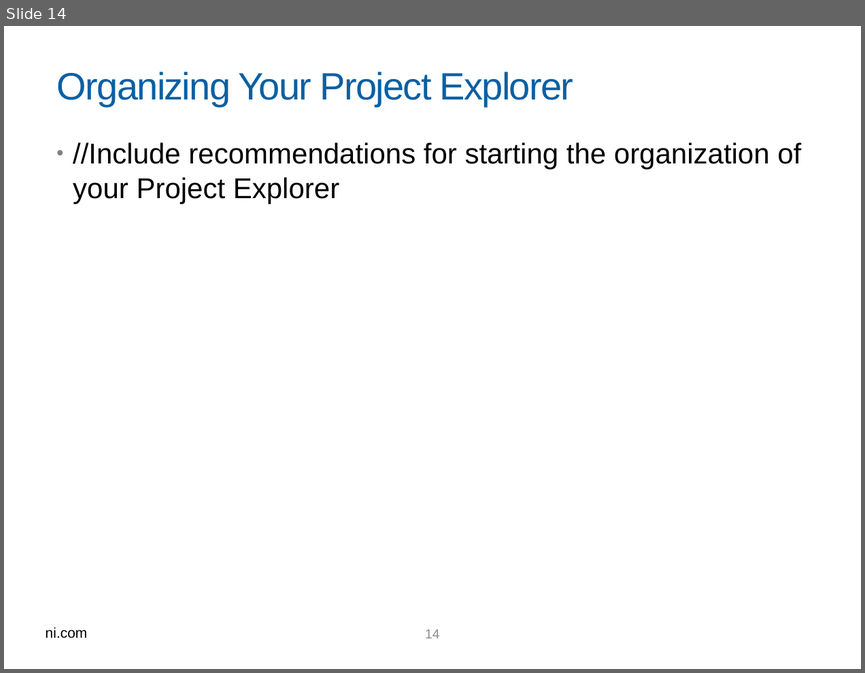
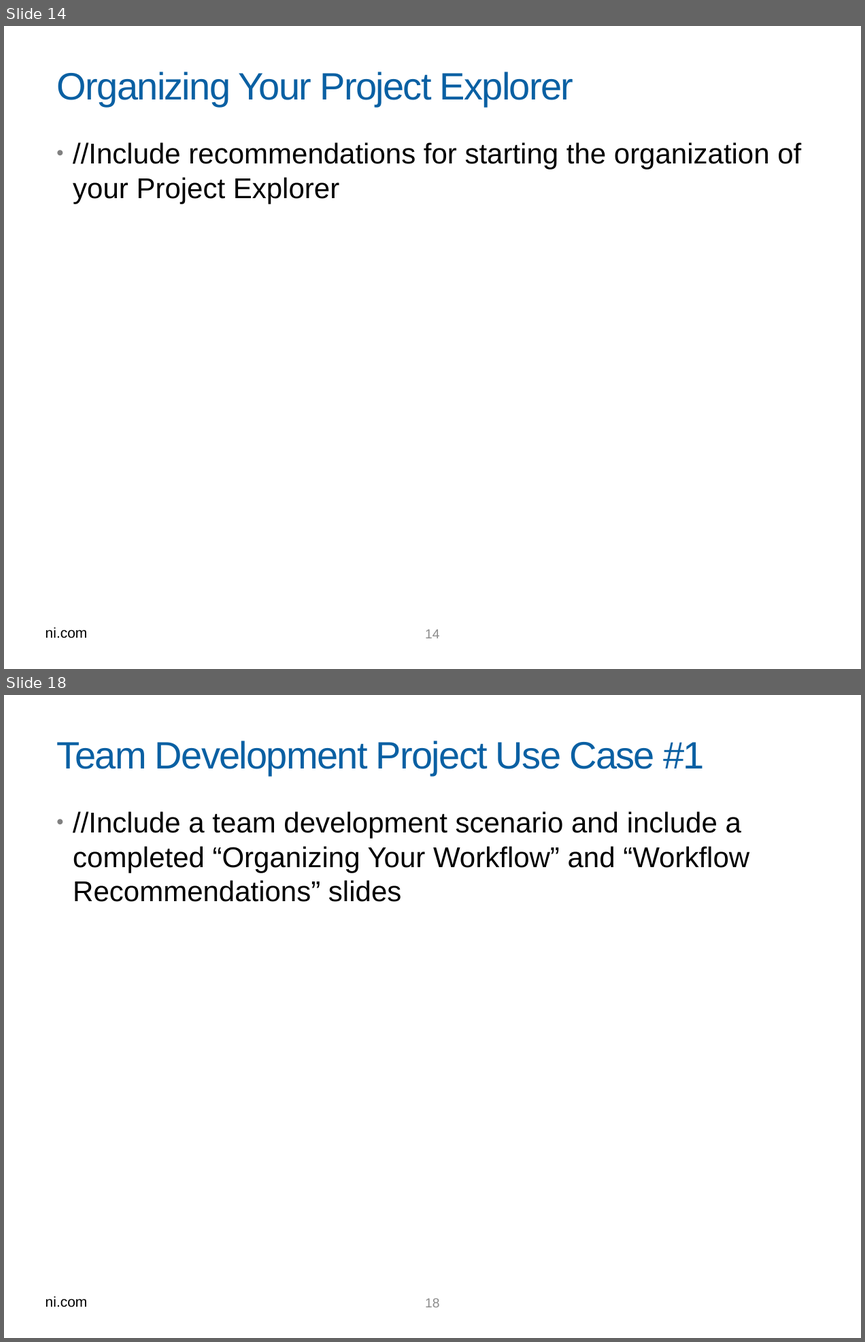
Before and after one commit to kimberlywenger/SCC, a slide deck: SCC Team Dev.pptx. Shown one above the other, each under a label of ours: slide 14 before the commit, slides 14 and 18 after it; the slides between them are not shown. The pictures are 865x673 and 865x1342 pixels, drawn with LibreOffice and Linux fonts; fonts in the diff are those of the drawing; background and template pictures are left out. Boxes give left, top, right and bottom in pixels: in the first picture for what was removed or moved away, otherwise in the second. Text is boxed around its words. In the diff, an @@ line names an element or a change of style, - is before the commit and + after.

```diff
--- a/SCC Team Dev.pptx
+++ b/SCC Team Dev.pptx
@@ slide 18 added at [4,695,861,1338], background picture (left out); not listed: 2 template elements that a slide beside it also shows @@
@@ title added at [57,741,704,776], 32 pt, text #0A60A3 @@
+Team Development Project Use Case #1
@@ text added at [73,811,749,902], 24 pt, text #000000 @@
+• //Include a team development scenario and include a completed “Organizing Your Workflow” and “Workflow Recommendations” slides
```
Also in this commit, not shown: 5 slides changed, 4 other slides added, 1 slide removed.
